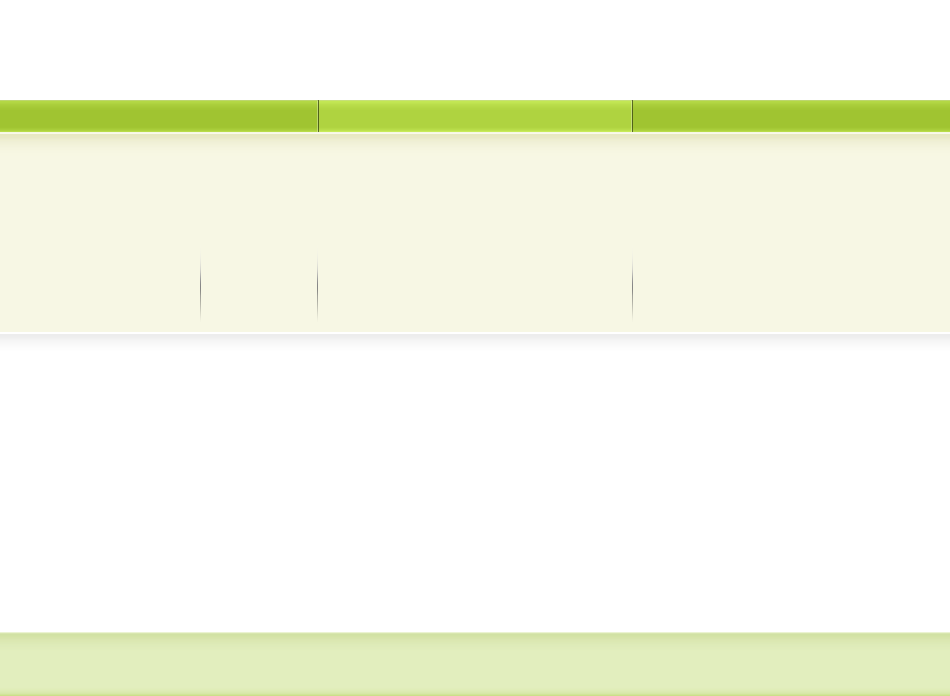
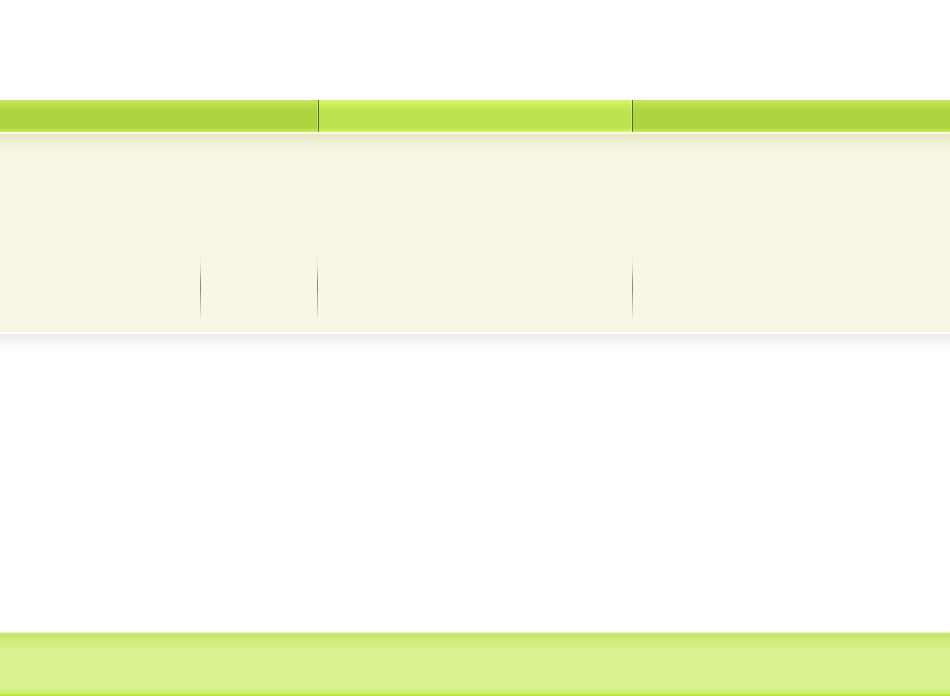
Layers edited between the first and the second 950×696 image:
painted on "navbar" over (x1=0, y1=100, x2=950, y2=132)
painted on "footer" over (x1=0, y1=632, x2=950, y2=696)
